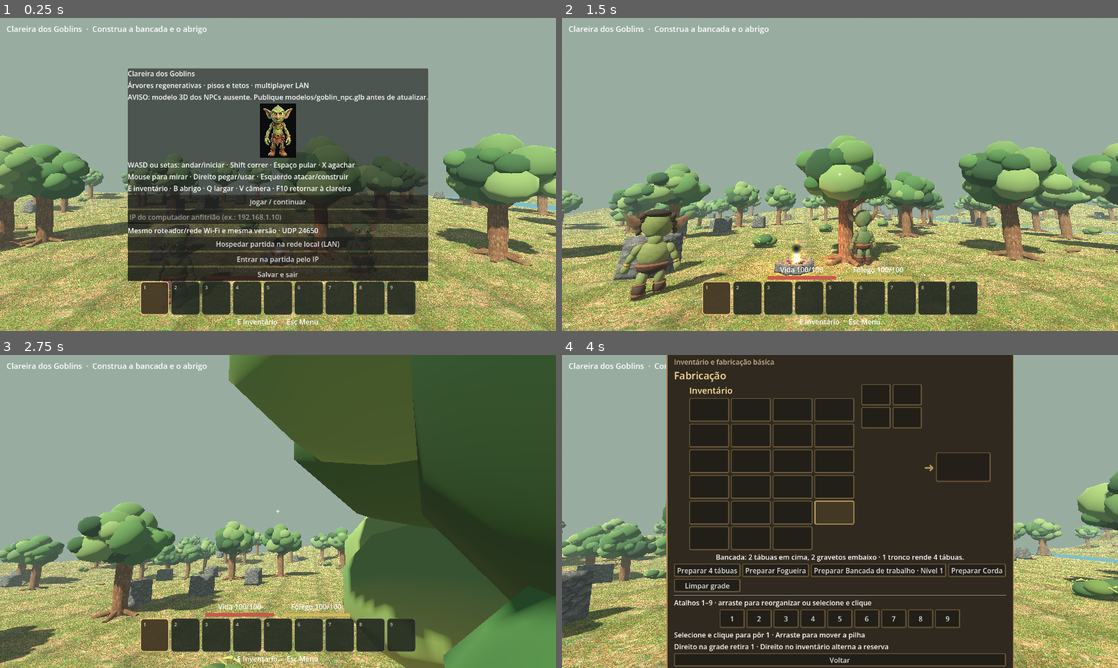
Above: before the commit, frames 1-4 (two rows, left to right).
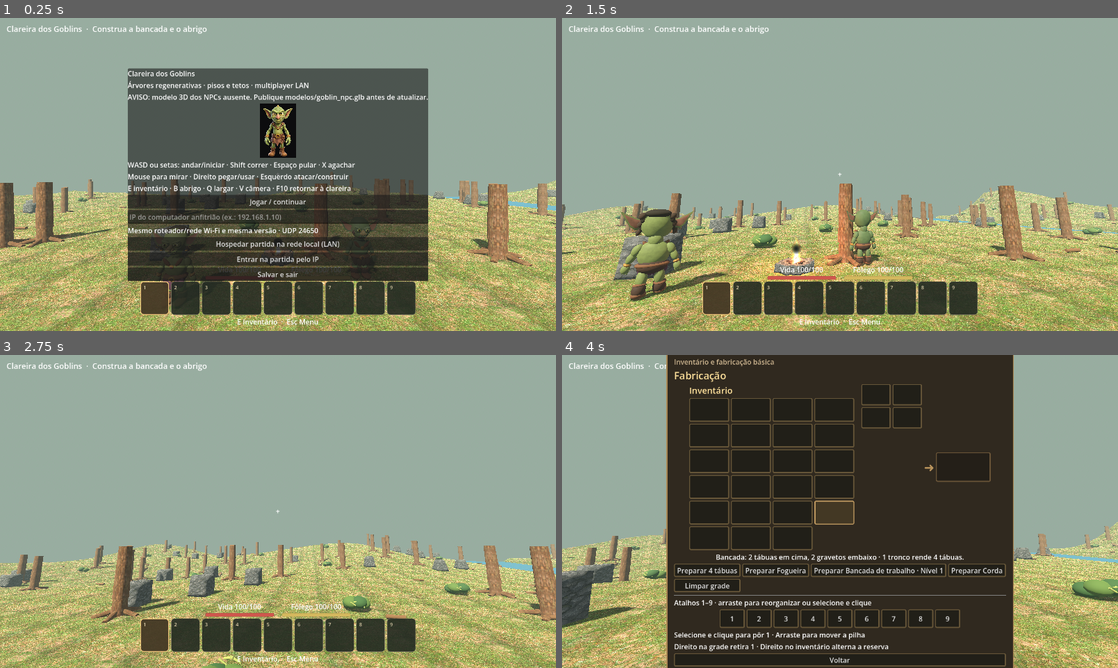
Above: after the commit, the same moments.

Repository: clebertressi88/clareira-dos-goblins
Game: Godot game, scene res://main.tscn
Two runs of this game, one before a commit and one after it. Both use one fixed random seed, a clock stepped at 60 frames per second and the inputs below.
Inputs (mouse positions are in pixels of both pictures, inside the frame that each line leads up to):
- Up to frame 1 (0.25 s): no input
- Up to frame 2 (1.5 s): click "Jogar / continuar" at 0.5 s; tap Enter at 1.25, 1.35 s; move the mouse to (867, 174) at 1.27 s; hold W (goblin_frente) from 1.28 s (still down); click (867, 174) at 1.42 s
- Up to frame 3 (2.75 s): keep holding W (goblin_frente); tap Space at 1.52, 1.82, 2.27, 2.57 s; move the mouse to (250, 511) at 2.02 s; tap Keypad Enter at 2.1 s
- Up to frame 4 (4 s): keep holding W (goblin_frente); move the mouse to (851, 505) at 2.77 s; hold Shift 2.78-3.53 s; move the mouse to (834, 517) at 3.52 s; tap E at 3.6 s; click (834, 517) at 3.67 s; tap Space at 3.77 s

The runs differ from the first frame. In frame 1, 11% of the frame differs, in the area x 0-100%, y 36-76%; in frame 2, 14%; in frame 3, 49%, in the area x 0-100%, y 0-100%; in frame 4, 4.0%.
Error after the commit: Parse Error: Cannot infer the type of "tone" variable because the value doesn't have a set type. (res://forest_leaf_pattern.gd:21)

Commit message:
feat: aplicar padrao texturizado de pequenas folhas nas copas

Diff:
--- a/Projeto-Godot/forest_tree_visual.gd
+++ b/Projeto-Godot/forest_tree_visual.gd
@@ -13,7 +13,10 @@
 	var foliage_materials: Array[StandardMaterial3D] = []
 	for col in green_colors:
 		var mat := StandardMaterial3D.new()
-		mat.albedo_color = col
+		# Textura de pequenas folhas inspirada na referencia aprovada.
+		mat.albedo_color = col.lerp(Color.WHITE,0.72)
+		mat.albedo_texture = preload("res://forest_leaf_pattern.gd").make_texture()
+		mat.texture_filter = BaseMaterial3D.TEXTURE_FILTER_LINEAR_WITH_MIPMAPS
 		mat.roughness = 1.0
 		mat.cull_mode = BaseMaterial3D.CULL_DISABLED
 		foliage_materials.append(mat)
